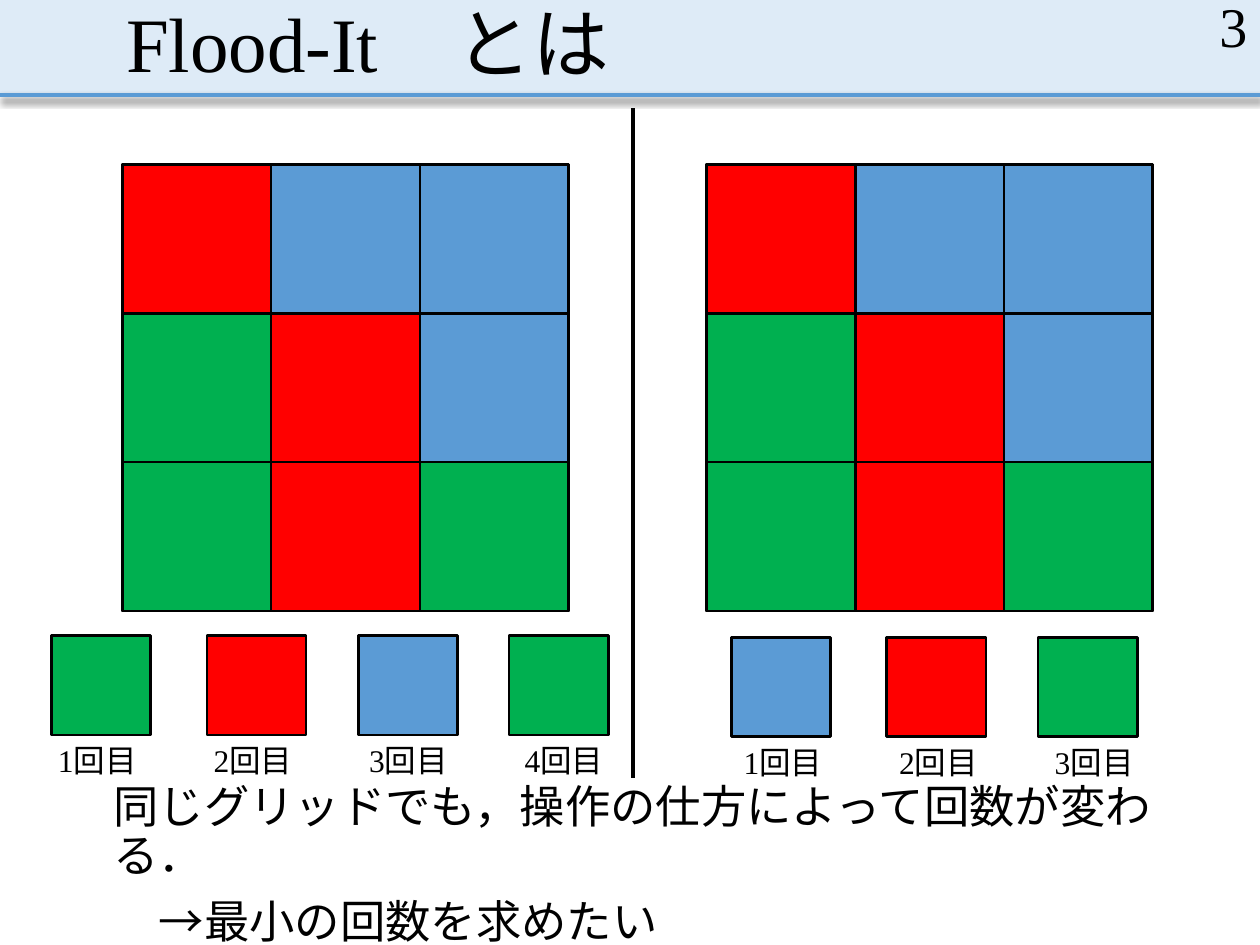
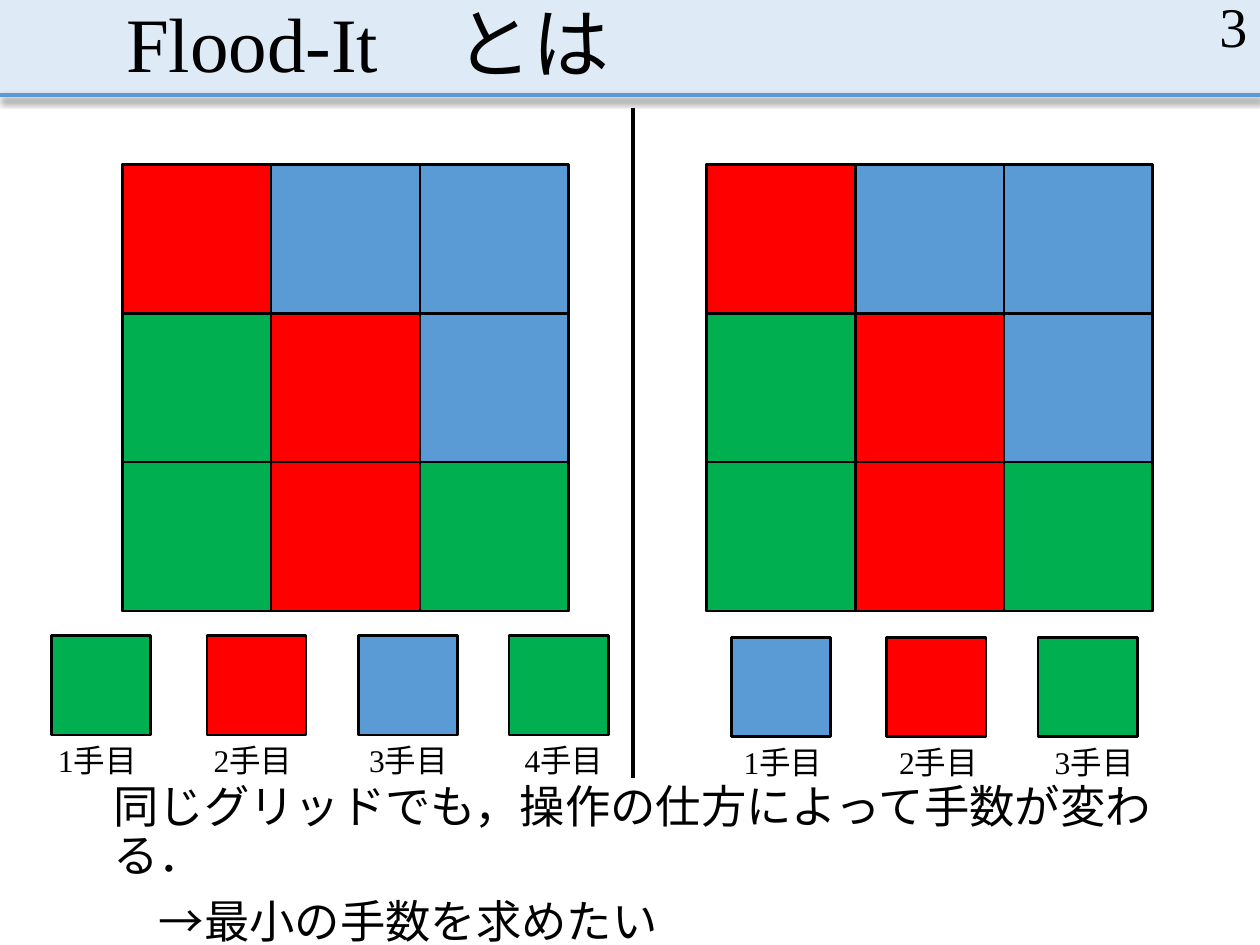
Before and after one commit to MasayaOda/SR, a slide deck: slide 3 of 181210oda.pptx. Drawn at 1260x945 pixels with LibreOffice and Linux fonts; fonts in the diff are those of the drawing. Boxes give left, top, right and bottom in pixels: in the first picture for what was removed or moved away, otherwise in the second. Text is boxed around its words. In the diff, an @@ line names an element or a change of style, - is before the commit and + after.

```diff
--- a/181210oda.pptx
+++ b/181210oda.pptx
@@ text at bbox=[58, 747, 137, 775]: text changed @@
-1回目
+1手目
@@ text at bbox=[214, 747, 293, 775]: text changed @@
-2回目
+2手目
@@ text at bbox=[369, 747, 448, 775]: text changed @@
-3回目
+3手目
@@ text at bbox=[525, 747, 604, 775]: text changed @@
-4回目
+4手目
@@ text at bbox=[744, 749, 823, 777]: text changed @@
-1回目
+1手目
@@ text at bbox=[899, 749, 978, 777]: text changed @@
-2回目
+2手目
@@ text at bbox=[1055, 749, 1134, 777]: text changed @@
-3回目
+3手目
@@ text at bbox=[113, 777, 1151, 942]: text changed @@
-同じグリッドでも，操作の仕方によって回数が変わる．
-→最小の回数を求めたい
+同じグリッドでも，操作の仕方によって手数が変わる．
+→最小の手数を求めたい
```
Also in this commit, not shown: 2 other slides changed.
